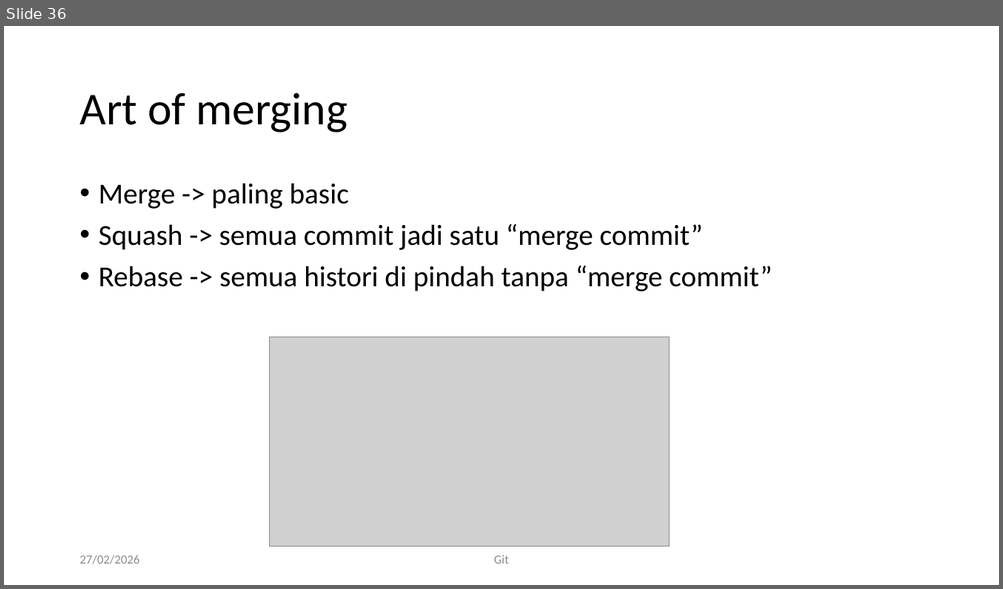
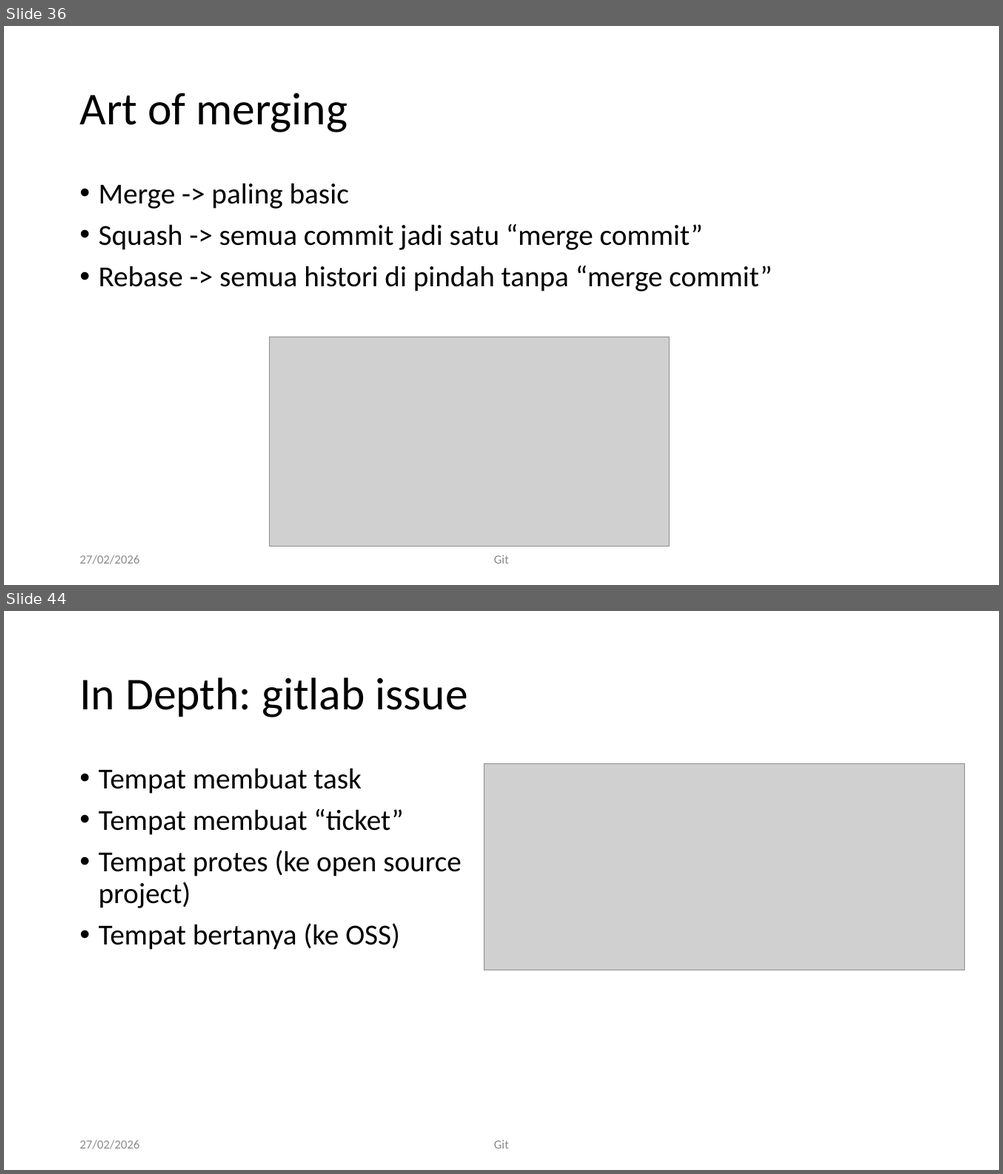
Before and after one commit to RayWP/training-uajy, a slide deck: Part 1 Git/Git-art of source control.pptx. Shown one above the other, each under a label of ours: slide 36 before the commit, slides 36 and 44 after it; the slides between them are not shown. The pictures are 1003x589 and 1003x1174 pixels, drawn with LibreOffice and Linux fonts; fonts in the diff are those of the drawing; grey boxes stand for pictures; background and template pictures are left out. Boxes give left, top, right and bottom in pixels: in the first picture for what was removed or moved away, otherwise in the second. Text is boxed around its words. In the diff, an @@ line names an element or a change of style, - is before the commit and + after.

Commit message:
add part 1 gitlab

```diff
--- a/Part 1 Git/Git-art of source control.pptx
+++ b/Part 1 Git/Git-art of source control.pptx
@@ slide 44 added at [4,611,999,1170], background #FFFFFF @@
@@ title added at [79,678,468,718], 44 pt, text #000000 @@
+In Depth: gitlab issue
@@ picture added at [484,764,965,971] @@
@@ text added at [99,768,461,950], 28 pt, text #000000 @@
+• Tempat membuat task
+• Tempat membuat “ticket”
+• Tempat protes (ke open source project)
+• Tempat bertanya (ke OSS)
@@ text added at [79,1140,139,1150], 12 pt, text #8C8C8C @@
+27/02/2026
@@ text added at [494,1140,509,1149], 12 pt, text #8C8C8C @@
+Git
```
Also in this commit, not shown: 14 other slides added, 5 other files.
